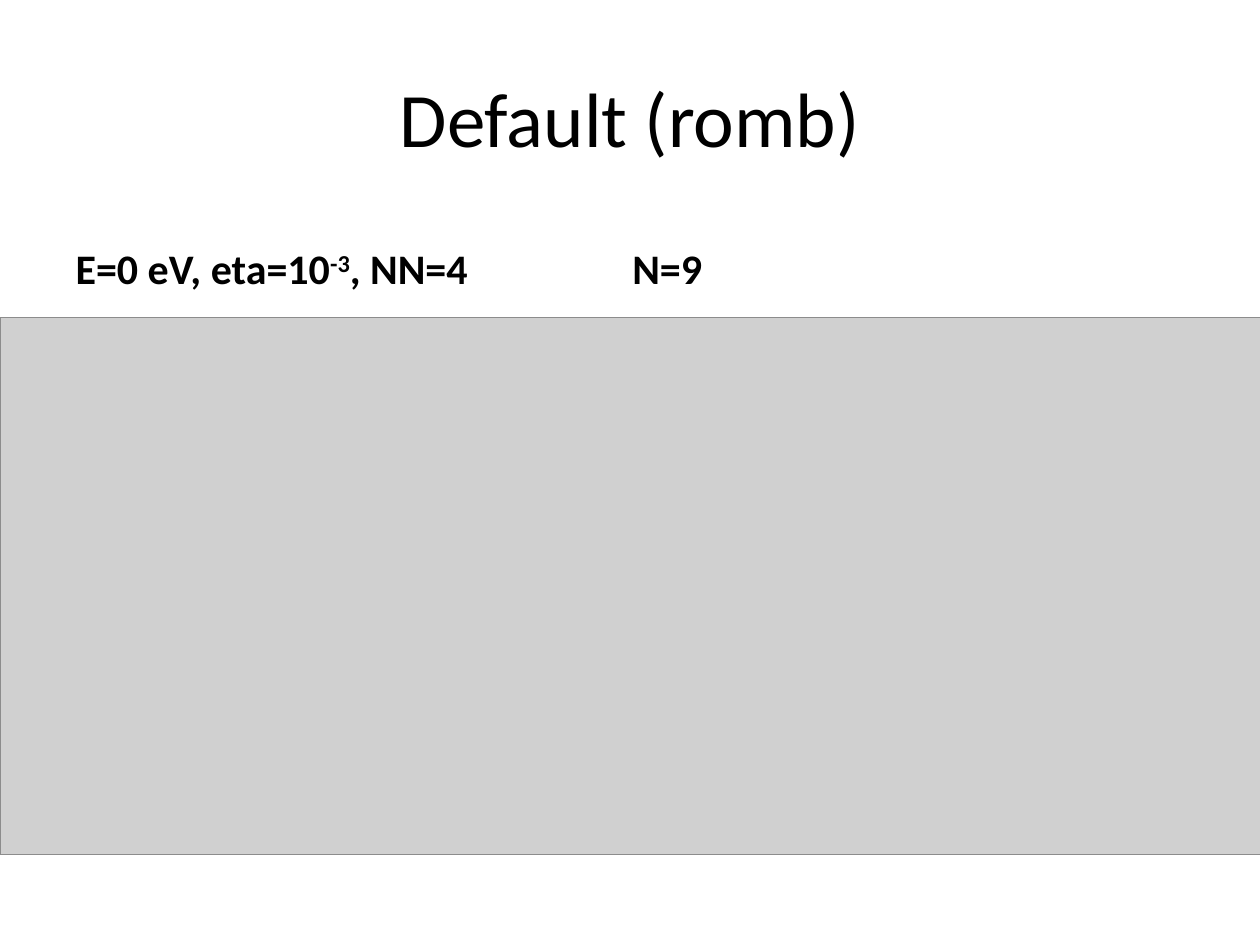
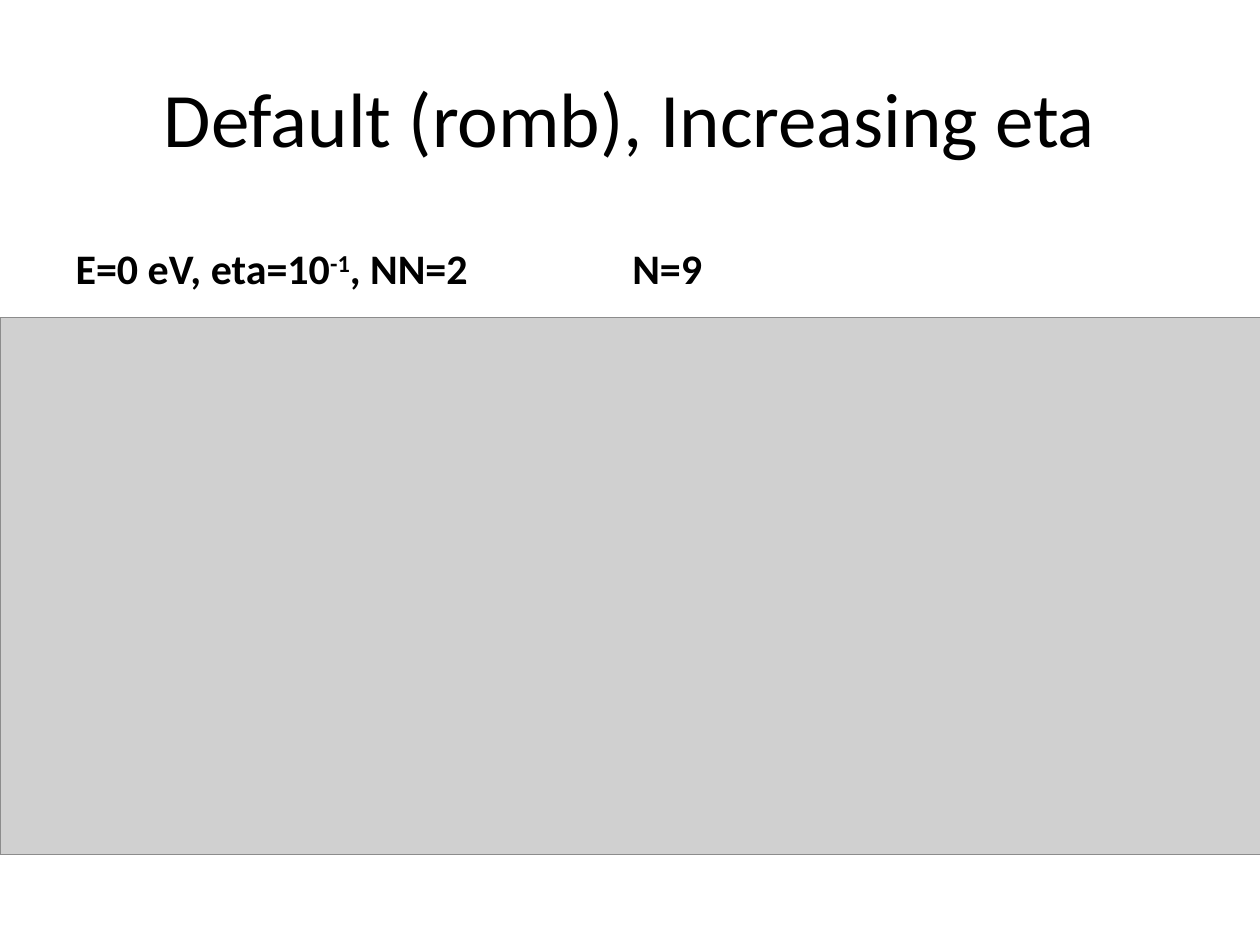
Before and after one commit to BastianValhoj/QTM-ML, a slide deck: slide 4 of meeting_notes/presentation.pptx (slide 3 before the commit). Drawn at 1260x945 pixels with LibreOffice and Linux fonts; fonts in the diff are those of the drawing; grey boxes stand for pictures. Boxes give left, top, right and bottom in pixels: in the first picture for what was removed or moved away, otherwise in the second. Text is boxed around its words. In the diff, an @@ line names an element or a change of style, - is before the commit and + after.

```diff
--- a/meeting_notes/presentation.pptx
+++ b/meeting_notes/presentation.pptx
@@ title at box(164, 91, 1095, 161): text changed @@
-Default (romb)
+Default (romb), Increasing eta
@@ text at box(76, 256, 467, 290): text changed @@
-E=0 eV, eta=10-3, NN=4
+E=0 eV, eta=10-1, NN=2
```
Also in this commit, not shown: 22 other slides changed, 7 slides added, 2 slides removed.
